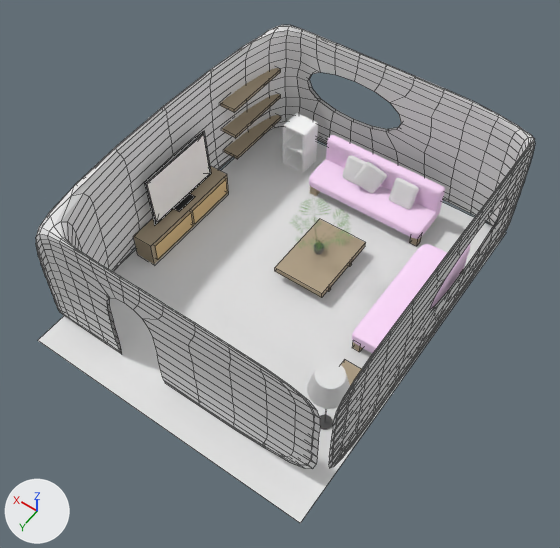
The Blender file Assets/Mesh/room1.blend: old version first, new version second.
Before and after are seen from a 50 mm lens placed at (-12.4, 18.7, 28.4), pointed at (-0.5, 2.0, 2.2). The axes (+X, +Y, +Z) are drawn at lower left. The lights are the same throughout. Mesh edges are drawn as thin lines on the coarser meshes.

Objects in the first picture: 'Cube.002', 'Cube.003', 'floor', 'lamp', 'shelf 0', 'shelf1', 'shelf2', 'sofa', 'table', 'tv screen', 'tv stand', 'wall'.
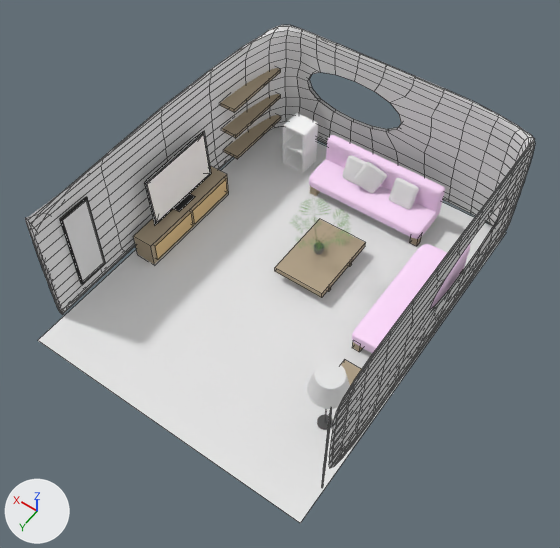
Boxes [x1, y1, x2, y2] around the edits, measured in the pictures (560 x 548 px):
```json
{"object": "wall", "change": "reshaped", "before": [36, 25, 535, 468], "after": [25, 25, 535, 487]}
{"part": 1, "of": "me_cube_018", "change": "deleted", "before": [40, 194, 295, 461]}
{"object": "mirror", "change": "unchanged, uncovered by the edit", "after": [63, 200, 105, 282]}
```

Edits to the scene script, one JSON object a line:
```json
{"block": "me_cube_018", "where": "# used by ob_wall; location = (-6.9, 0.32, 1.01); scale = (0.039, 8.15, 1.0)"}
{"op": "remove", "block": "me_cube_018", "code": "me_cube_018.from_pydata(...)  # 112 vertices, 101 faces; spans x -1.0..359.0, y -1.0..1.0, z -1.0..6.0"}
{"op": "add", "block": "me_cube_018", "code": "me_cube_018.from_pydata(...)  # 96 vertices, 82 faces; spans x -1.0..359.0, y -1.0..1.0, z -1.0..6.0"}
{"block": "me_cube_018", "change": "me_cube_018 part 1"}
{"block": "me_cube_018", "change": "16 vertices are removed from x 202.0..264.0, y 1.0, z -1.0..6.0"}
{"block": "me_cube_018", "change": "19 faces are deleted"}
```
